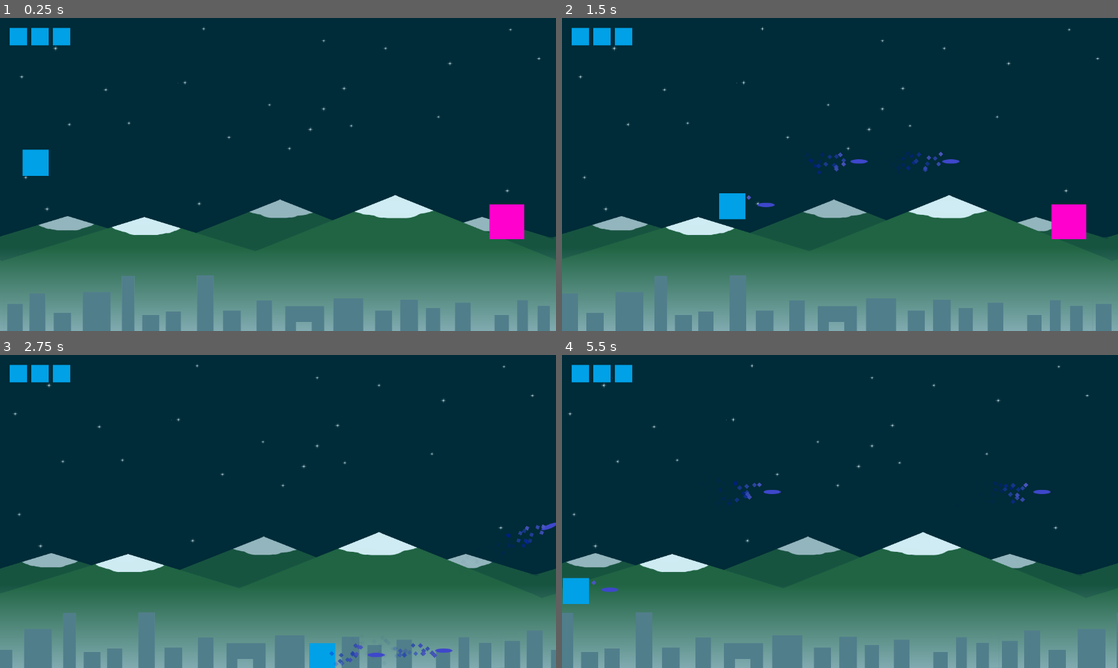
Above: before the commit, frames 1-4 (two rows, left to right).
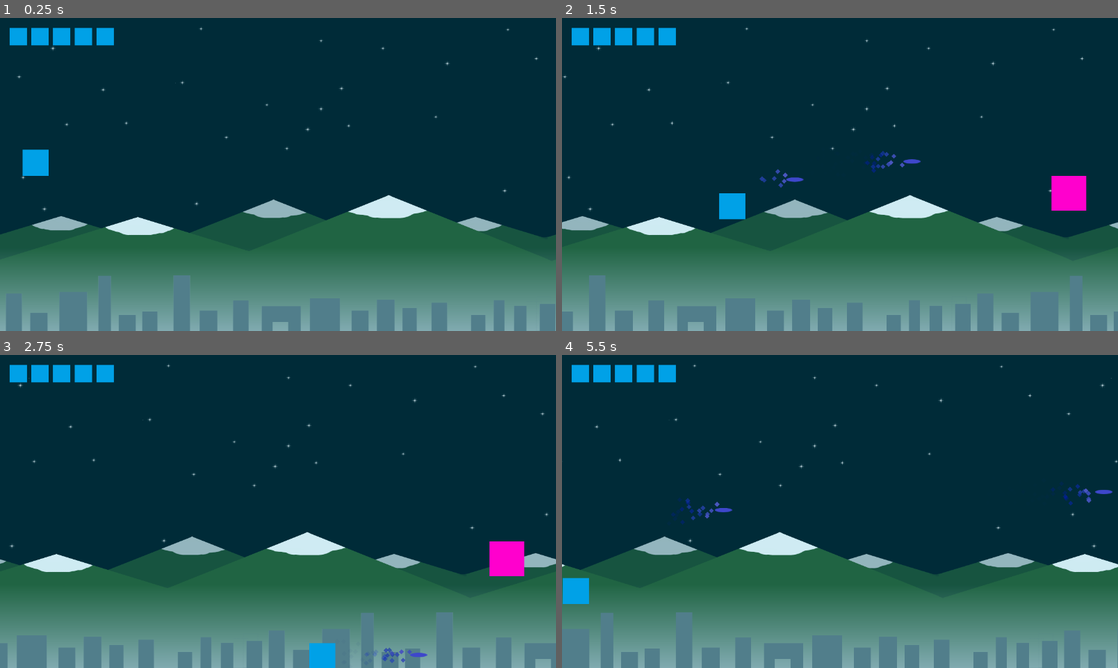
Above: after the commit, the same moments.

Repository: Gaetz/gd-Schmup
Game: Godot game, scene res://Main.tscn
Two runs of this game, one before a commit and one after it. Both use one fixed random seed, a clock stepped at 60 frames per second and the inputs below.
Inputs:
- Up to frame 1 (0.25 s): no input
- Up to frame 2 (1.5 s): hold Right (ui_right) 0.53-1.28 s; tap Space (fire, bound only after the commit) at 0.6, 1.35 s; hold Down (ui_down) from 1.28 s (still down)
- Up to frame 3 (2.75 s): release Down (ui_down) at 2.03 s; hold Right (ui_right) from 2.03 s (still down); tap Space (fire, bound only after the commit) at 2.1 s
- Up to frame 4 (5.5 s): release Right (ui_right) at 2.78 s; hold Up (ui_up) 2.78-3.53 s; tap Space (fire, bound only after the commit) every 0.75 s from 2.85 to 5.1 s; hold Left (ui_left) 3.53-5.03 s; hold Down (ui_down) from 5.03 s (still down)

The runs differ from the first frame. In frame 1, 5.2% of the frame differs, in the area x 0-100%, y 2-100%; in frame 2, 9.4%; in frame 3, 9.2%; in frame 4, 11%.

Commit message:
Entry and exit transition for enemies

Diff:
--- a/Background.tscn
+++ b/Background.tscn
@@ -20,6 +20,7 @@
 scroll_ignore_camera_zoom = false
 script = ExtResource( 1 )
 _sections_unfolded = [ "Scroll" ]
+background_speed = -5
 
 [node name="Sky" type="ParallaxLayer" parent="." index="0"]
 
--- a/Enemy.tscn
+++ b/Enemy.tscn
@@ -8,7 +8,7 @@
 custom_solver_bias = 0.0
 extents = Vector2( 40.0954, 40.0656 )
 
-[node name="Enemy" type="Area2D"]
+[node name="Enemy" type="Area2D" index="0"]
 
 input_pickable = true
 gravity_vec = Vector2( 0, 1 )
@@ -19,6 +19,12 @@
 audio_bus_name = "Master"
 script = ExtResource( 1 )
 lives = 1
+time_on_screen = -1
+entry = null
+exit = null
+entry_order = null
+transition_speed = null
+main_speed = Vector2( 0, 0 )
 
 [node name="RigidBody2D" type="RigidBody2D" parent="." index="0"]
 
--- a/Main.tscn
+++ b/Main.tscn
@@ -1,27 +1,31 @@
 [gd_scene load_steps=6 format=2]
 
-[ext_resource path="res://Main.gd" type="Script" id=1]
+[ext_resource path="res://scripts/Main.gd" type="Script" id=1]
 [ext_resource path="res://Player.tscn" type="PackedScene" id=2]
 [ext_resource path="res://Background.tscn" type="PackedScene" id=3]
 [ext_resource path="res://Enemy.tscn" type="PackedScene" id=4]
-[ext_resource path="res://LivesControl.gd" type="Script" id=5]
+[ext_resource path="res://scripts/LivesControl.gd" type="Script" id=5]
 
-[node name="Main" type="Node2D" index="0"]
+[node name="Main" type="Node2D"]
 
-position = Vector2( 1.87891, 2.75479 )
+position = Vector2( 1.87891, 2.75482 )
 script = ExtResource( 1 )
-number_of_tries = 3
+number_of_tries = 5
 
 [node name="Player" parent="." index="0" instance=ExtResource( 2 )]
 
 scale = Vector2( 0.75, 0.75 )
-cooldown = 0.5
 
 [node name="ParallaxBackground" parent="." index="1" instance=ExtResource( 3 )]
 
 [node name="Enemy" parent="." index="2" instance=ExtResource( 4 )]
 
 position = Vector2( 1165.57, 465.776 )
+time_on_screen = 3
+entry = 1
+exit = 3
+transition_speed = 400.0
+main_speed = Vector2( 0, 0 )
 
 [node name="RespawnTimer" type="Timer" parent="." index="3"]
 
--- a/Player.tscn
+++ b/Player.tscn
@@ -9,7 +9,7 @@
 custom_solver_bias = 0.0
 extents = Vector2( 36.1773, 34.626 )
 
-[node name="Player" type="Area2D"]
+[node name="Player" type="Area2D" index="0"]
 
 input_pickable = true
 gravity_vec = Vector2( 0, 1 )
@@ -25,7 +25,7 @@
 deceleration_factor = 0.85
 lives = 1
 damage = 1
-cooldown = 0.2
+cooldown = 0.25
 Bullet = ExtResource( 2 )
 
 [node name="Sprite" type="Sprite" parent="." index="0"]
--- /dev/null
+++ b/ShootingEnemy.tscn
@@ -0,0 +1,8 @@
+[gd_scene load_steps=3 format=2]
+
+[ext_resource path="res://Enemy.tscn" type="PackedScene" id=1]
+[ext_resource path="res://scripts/ShootingEnemy.gd" type="Script" id=2]
+
+[node name="ShootingEnemy" index="0" instance=ExtResource( 1 )]
+
+script = ExtResource( 2 )
--- /dev/null
+++ b/Wave.tscn
@@ -0,0 +1,8 @@
+[gd_scene load_steps=2 format=2]
+
+[ext_resource path="res://scripts/Wave.gd" type="Script" id=1]
+
+
+[node name="Wave" type="Node2D" index="0"]
+
+script = ExtResource( 1 )
--- a/project.godot
+++ b/project.godot
@@ -20,6 +20,11 @@
 window/size/width=1280
 window/size/height=720
 
+[input]
+
+fire=[ Object(InputEventKey,"resource_local_to_scene":false,"resource_name":"","device":0,"alt":false,"shift":false,"control":false,"meta":false,"command":false,"pressed":false,"scancode":32,"unicode":0,"echo":false,"script":null)
+ ]
+
 [rendering]
 
 environment/default_environment="res://default_env.tres"
--- a/scripts/Background.gd
+++ b/scripts/Background.gd
@@ -1,4 +1,6 @@
 extends ParallaxBackground
 
+export (int) var background_speed = -5
+
 func _process(delta):
-	scroll_offset += Vector2(-1, 0)
+	scroll_offset += Vector2(background_speed, 0)
--- a/scripts/Enemy.gd
+++ b/scripts/Enemy.gd
@@ -1,7 +1,124 @@
 extends Area2D
 
+enum Entry { RIGHT, UP, DOWN, LEFT }
+enum Exit { NONE, RIGHT, UP, DOWN, LEFT }
+enum Phase { WAITING, ENTRY, MAIN, EXIT }
+
 export (int) var lives = 1
+export (int) var time_on_screen = -1
+export (Entry) var entry = Entry.RIGHT
+export (Exit) var exit = Exit.LEFT
+export (int) var entry_order
+export (float) var transition_speed
+export (Vector2) var main_speed = Vector2()
 
+var time_counter
+var phase
+var target_position
+
+var SECURITY_OFFSET = 200
+
+func _ready():
+	time_counter = 0.0
+	phase = Phase.ENTRY
+	set_entry_target_position()
+
+func set_entry_target_position():
+	target_position = position
+	if entry == Entry.RIGHT:
+		position.x = 1280 + SECURITY_OFFSET
+	if entry == Entry.UP:
+		position.y = -SECURITY_OFFSET
+	if entry == Entry.DOWN:
+		position.y = 720 + SECURITY_OFFSET
+	if entry == Entry.LEFT:
+		position.x = -SECURITY_OFFSET
+
+func set_exit_target_position():
+	var x = position.x
+	var y = position.y
+	if exit == Exit.RIGHT:
+		x = 1280 + SECURITY_OFFSET
+	if exit == Exit.UP:
+		y = -SECURITY_OFFSET
+	if exit == Exit.DOWN:
+		y = 720 + SECURITY_OFFSET
+	if exit == Exit.LEFT:
+		x = -SECURITY_OFFSET
+	target_position = Vector2(x, y)
+
+func _process(delta):
+	if phase == Phase.ENTRY:
+		process_entry(delta)
+	elif phase == Phase.MAIN:
+		process_main(delta)
+	elif phase == Phase.EXIT:
+		process_exit(delta)
+
+func change_phase(new_phase):
+	phase = new_phase
+
+func process_entry(delta):
+	if entry == Entry.RIGHT:
+		if position.x > target_position.x:
+			position.x -= transition_speed * delta
+		else:
+			change_phase(Phase.MAIN)
+	if entry == Entry.UP:
+		if position.y < target_position.y:
+			position.y += transition_speed * delta
+		else:
+			change_phase(Phase.MAIN)
+	if entry == Entry.DOWN:
+		if position.y > target_position.y:
+			position.y -= transition_speed * delta
+		else:
+			change_phase(Phase.MAIN)
+	if entry == Entry.RIGHT:
+		if position.x < target_position.x:
+			position.x += transition_speed * delta
+		else:
+			change_phase(Phase.MAIN)
+
+func process_main(delta):
+	position += main_speed * delta
+	if time_on_screen != -1:
+		time_counter += delta
+		if time_counter > time_on_screen:
+			change_phase(Phase.EXIT)
+			set_exit_target_position()
+	if exit == Exit.NONE and not is_on_screen():
+		queue_free()
+
+func process_exit(delta):
+	if exit == Exit.RIGHT:
+		if position.x < target_position.x:
+			position.x += transition_speed * delta
+		else:
+			queue_free()
+	if exit == Exit.UP:
+		if position.y > target_position.y:
+			position.y -= transition_speed * delta
+		else:
+			queue_free()
+	if exit == Exit.DOWN:
+		if position.y < target_position.y:
+			position.y += transition_speed * delta
+		else:
+			queue_free()
+	if exit == Exit.RIGHT:
+		if position.x > target_position.x:
+			position.x -= transition_speed * delta
+		else:
+			queue_free()
+
+func is_on_screen():
+	return not(
+		position.x > -SECURITY_OFFSET and position.x < 1280 + SECURITY_OFFSET and
+		position.y > -SECURITY_OFFSET and position.y < 720 + SECURITY_OFFSET
+	)
+
+# Damages
 func _on_Enemy_body_entered(body):
 	if body in get_tree().get_nodes_in_group("player bullet"):
 		damage(body)
--- a/scripts/Player.gd
+++ b/scripts/Player.gd
@@ -56,7 +56,9 @@
 
 func process_shoot(delta):
 	cooldown_count += delta
-	if cooldown_count > cooldown and alive:
+	if cooldown_count > cooldown:
+		cooldown_count = cooldown
+	if Input.is_action_just_pressed("fire") and cooldown_count >= cooldown and alive:
 		shoot()
 		cooldown_count -= cooldown
 
--- /dev/null
+++ b/scripts/ShootingEnemy.gd
@@ -0,0 +1 @@
+extends "res://scripts/Enemy.gd"
--- /dev/null
+++ b/scripts/Wave.gd
@@ -0,0 +1,6 @@
+extends Node2D
+
+var enemies = []
+
+func _process(delta):
+	pass
Renamed: LivesControl.gd -> scripts/LivesControl.gd
Renamed: Main.gd -> scripts/Main.gd
